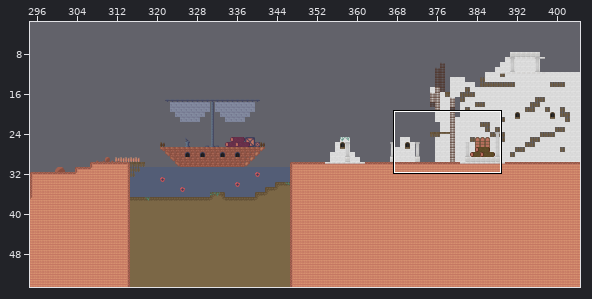
Two states of a Tiled map (JSON), public/assets/TileMaps/AlexandriaMap.tmj. The first picture is a wide view before the edit; the outline marks the close-up.
Close-up. Before the commit:
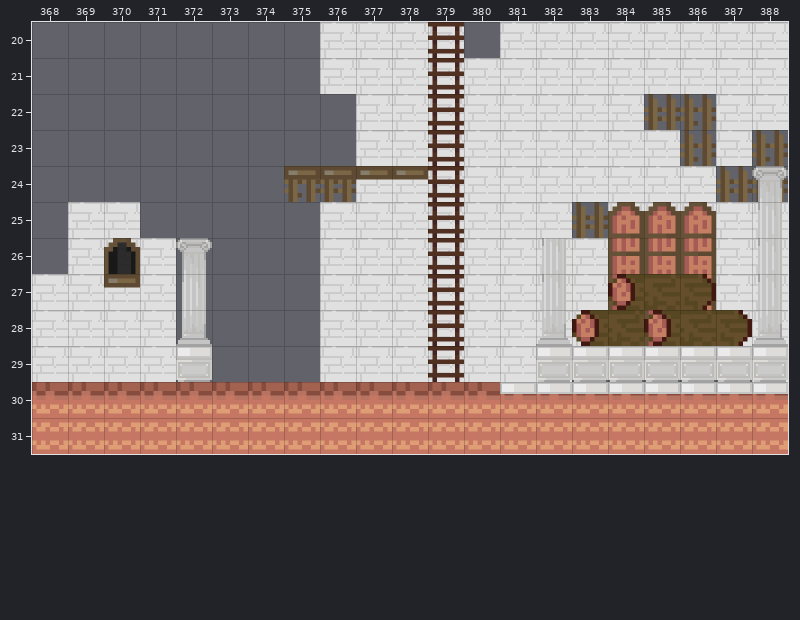
Cells are 72x72 px. Shown: x 368..388, y 20..31. The commit also changed other parts of the map, which this record leaves out. The old version is drawn lined up with the new one.
After the commit:
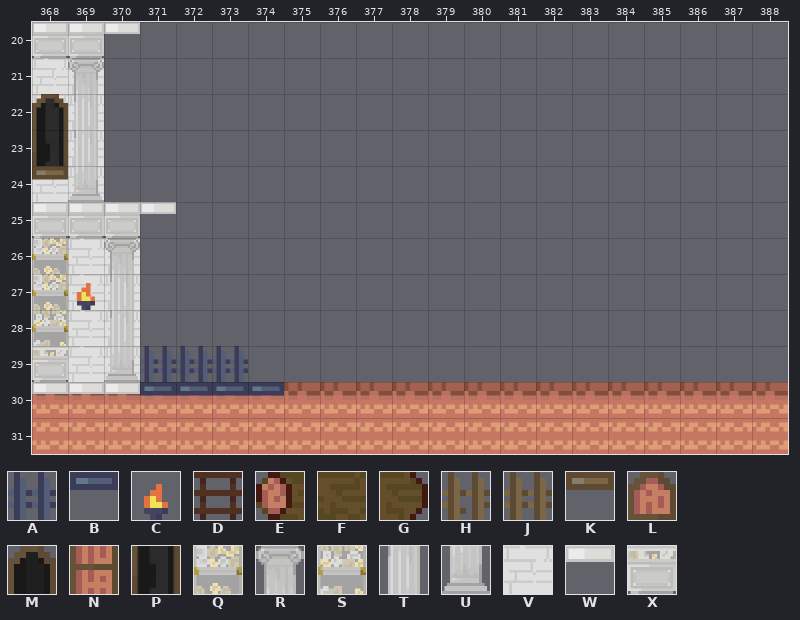
Key: from "AllTilesLarge": A 219, B 238, C 299; from "DarkTiles": D 73, E 107, F 108, G 109, H 218, J 219, K 238, L 294, M 298, N 313, P 317; from "TombTiles": Q 1, R 2, S 4, T 5, U 8, V 9, W 10, X 11.
_ is an empty cell, # one hidden under a higher layer, . an unchanged one.
See-through tiles are keyed as they look on the map.
Edits made:
map size 405x55 -> 390x55 cells
--- layer "background"
@@ x 368..388 @@
-20 __......VVVV.VVVVVVVV
-21 __......VVVVVVVVVVVVV
-22 __.......VVVVVVVVJHVV
-23 __.......VVVVVVVVVHVH
-24 __.......VVVVVVVVVVJH
-25 _VV.....VVVVVVVJVVVVV
-26 _..V....VVVVVVVVNNNVV
-27 V..V....VVVVVVVVN#NVV
-28 V..V....VVVVVVVV#N#VV
-29 V..VX...VVVVVVVJHHHHV
+20 XX......____.________
+21 VV......_____________
+22 VV.......____________
+23 VV.......____________
+24 VV.......____________
+25 XXX....._____________
+26 Q.._...._____________
+27 Q.._...._____________
+28 S.._...._____________
+29 X..__..._____________
--- layer "ground"
@@ x 368..388 @@
-20 ...........D.........
-21 ...........D.........
-22 ...........D.........
-23 ...........D.........
-24 .......HJKKD.........
-25 ____.......D.........
-26 ...........D.........
-27 ...........D.........
-28 ...........D...EFEFG.
-29 ...........D..XXXXXXX
+20 ..........._.........
+21 ..........._.........
+22 ..........._.........
+23 ..........._.........
+24 ......._____.........
+25 WWWW......._.........
+26 ..........._.........
+27 ..........._.........
+28 ..........._..._____.
+29 ..........._.._______
--- layer "obstacles"
@@ x 368..388 @@
-20 ___..................
-21 ._...................
-22 __...................
-23 __...................
-24 __.....KK...........R
-25 ................LLL.T
-26 ..M.R.........T.....T
-27 ._K.T.........T.EFG.T
-28 .._.U.........U.....U
-29 ..__W_........WWWWWWW
-30 _______......WWWWWWWW
+20 WWW..................
+21 .R...................
+22 MT...................
+23 PT...................
+24 KU.....__..........._
+25 ................___._
+26 ..R._........._....._
+27 .CT._........._.___._
+28 ..T._........._....._
+29 ..UAAA........_______
+30 WWWBBBB......________
Where, in picture pixels (left, top, right, bottom), the same in both close-ups:
changed: (32, 22, 284, 396)
removed: (284, 22, 788, 394)
